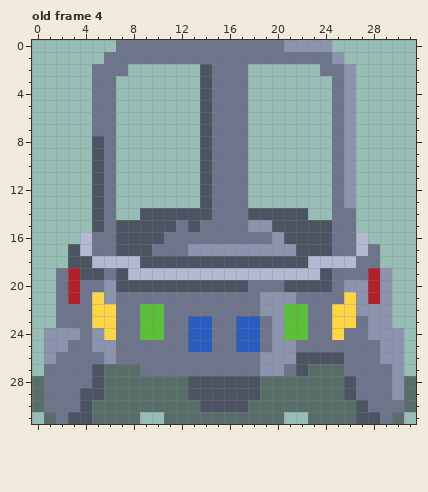
One commit to this pixel-art file: GEODE/Assets/Sprites/StructureSprites/CrystalRefinery.aseprite. The first picture shows the starting point.
32x32 pixels, 6 frames. Shown: old frame 4. The commit also changed other frames, which this record leaves out.
Now the later version:
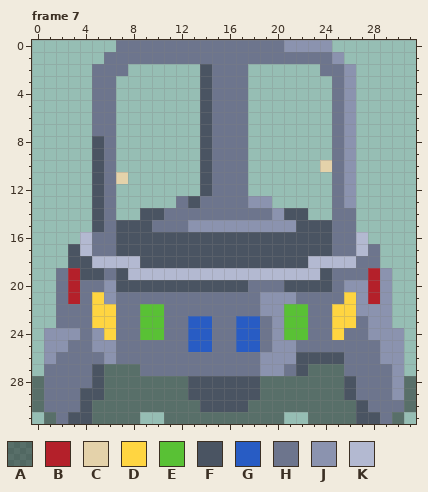
Palette (. is transparent): A #0000006a  B #b4202a  C #e4d2aa  D #ffd541  E #59c135  F #4a5462  G #285cc4  H #6d758d  J #8b93af  K #b3b9d1
A new or re-ordered frame is compared with the old frame closest to it.
Author's note on the commit: Crystal Refinery touchups + BOAR START
Changes in this commit:
frames 6 -> 8
Changed rows in their new state; - is an unchanged pixel.
Frame 7 is new; against old frame 4, layer "Layer 1":
first column x 7:
10 -----------------C
11 C-----------------
13 -----HFH---JJ-----
14 ----HHHH---HHJ----
15 ---HH-JJJJJ--JJ---
16 ----FFFFFFFFFF----
17 ---FFFFFFFFFFFF---
Pixel boxes of the changes (left, top, right, bottom) in both pictures:
added: (320, 160, 332, 172)
changed: (116, 172, 296, 256)
